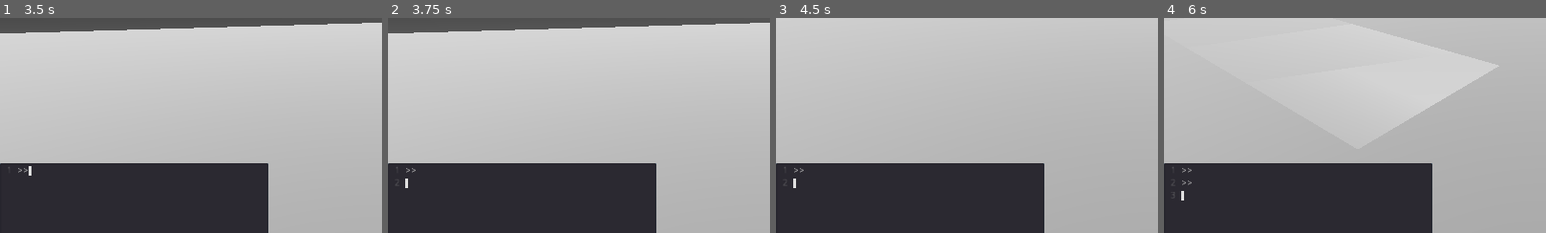
Above: before the commit, frames 1-4 (left to right).
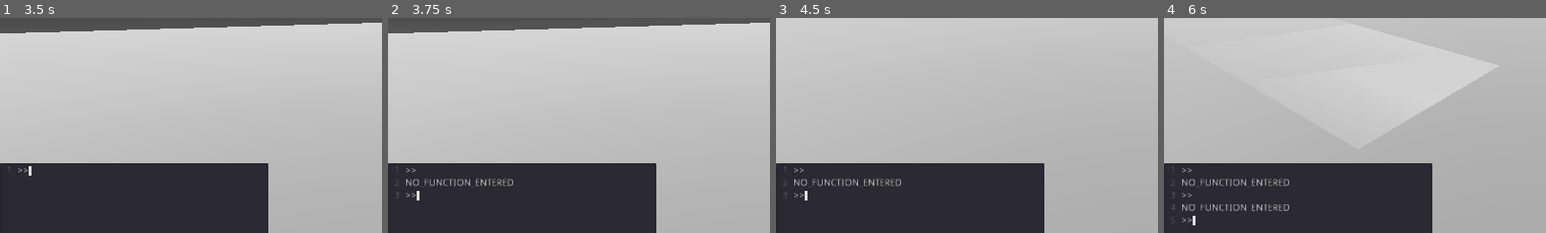
Above: after the commit, the same moments.

Repository: RudyFisher7/Terminal
Game: Godot game, scene res://Main.tscn
The game is run twice, just before and just after one commit, with the same random seed, the same clock (stepped at 60 frames per second) and the same inputs.
Inputs (mouse positions are % of the whole screen's width and height, from its top left):
- Up to frame 1 (3.5 s): move the mouse to (45, 70) at 0.52 s; click (45, 70) at 0.67 s; drag from (80, 65) to (45, 70) at 1.27 s; move the mouse to (20, 35) at 2.02 s; click (20, 35) at 2.17 s; drag from (55, 50) to (20, 35) at 2.77 s
- Up to frame 2 (3.75 s): tap Enter at 3.5 s; move the mouse to (35, 25) at 3.52 s; click (35, 25) at 3.67 s
- Up to frame 3 (4.5 s): drag from (72, 45) to (35, 25) at 4.27 s
- Up to frame 4 (6 s): tap Space at 5 s; move the mouse to (30, 55) at 5.02 s; click (30, 55) at 5.17 s; tap Enter at 5.75 s; drag from (60, 28) to (30, 55) at 5.77 s
The pictures show only the part of the screen within x 0-50%, y 34-84%; the shares and areas given below are measured in that part.

Frame 1 is identical in both runs. In frame 2, 0.5% of the frame differs, in the area x 2-33%, y 74-85%; in frame 3, 0.5%; in frame 4, 1.0%, in the area x 2-33%, y 74-97%.
Error before the commit: Invalid get index 'fun_VALID' (on base: 'Dictionary'). (res://GlobalCommandLibrary.gd:36)

Commit message:
All global and terminal functions work now. Next to finish the ProgrammableNode.

Diff:
--- a/Function.gd
+++ b/Function.gd
@@ -68,7 +68,8 @@
 		return Error.WRONG_NUMBER_OF_ARGS
 
 	for i in range(first_arg_index, function.size()):
-		if !_validate_arg_type(function[i], i):
+		var type_index : = i - first_arg_index
+		if !_validate_arg_type(function[i], type_index):
 			return Error.ARGS_WRONG_TYPE
 	return Error.FUNCTION_VALID
 
@@ -89,8 +90,10 @@
 
 func _manage_args(pool_func : PoolStringArray) -> Array:
 	var managed_args : Array = []
-	for index in range(name_index + 1, pool_func.size()):
-		match arg_types[index]:
+	var first_arg_index : = name_index + 1
+	for index in range(first_arg_index, pool_func.size()):
+		var type_index : = index - first_arg_index
+		match arg_types[type_index]:
 			ArgType.FLOAT:
 				managed_args.append(float(pool_func[index]))
 			ArgType.INT:
--- /dev/null
+++ b/FunctionLibrary.gd
@@ -0,0 +1,68 @@
+extends Reference
+
+
+#####################################################################
+# Encapsulates a library of Functions.
+#####################################################################
+
+
+class_name FunctionLibrary
+
+
+const target_index : int = 0
+const name_index : int = 1
+const builder_arg_num_index : int = 1
+const builder_arg_types_index : int = 2
+
+
+var functions : Dictionary = {
+}
+
+
+func get_function_names() -> Array:
+	return functions.keys()
+
+
+# Not safe. First call validate().
+func get_function(pool_function : PoolStringArray) -> Function:
+	return functions[pool_function[name_index]]
+
+func validate(parsed_fun : PoolStringArray) -> int:
+	var fun_error : int = Function.Error.FUNCTION_VALID
+
+	if parsed_fun.empty():
+		fun_error = Function.Error.NO_FUNCTION_ENTERED
+	elif parsed_fun[name_index] in functions.keys():
+		var fun = functions[parsed_fun[name_index]]
+
+		if fun is Function:
+			fun_error = fun.validate(parsed_fun)
+		else:
+			fun_error = Function.Error.INVALID_FUNCTION
+	else:
+		fun_error = Function.Error.INVALID_FUNCTION
+
+	return fun_error
+
+
+func populate_functions(object_with_methods : Object,
+						function_builder : Dictionary) -> Dictionary:
+	var funs : Dictionary = {}
+	for fun in object_with_methods.get_method_list():
+		if fun["flags"] == METHOD_FLAG_NORMAL + METHOD_FLAG_FROM_SCRIPT:
+			var fun_name : String = fun["name"]
+			if fun_name in function_builder.keys():
+				var fun_info : Array = function_builder[fun_name]
+				var function : = Function.new(fun_name, fun_info[target_index],\
+									funcref(fun_info[target_index],\
+									fun_name), fun_info[builder_arg_num_index],\
+									fun_info[builder_arg_types_index])
+				funs[fun_name] = function
+	for key in funs.keys():
+		print(funs[key].to_string())
+	return funs
+
+
+func unmerge_library(fun_lib : Dictionary) -> void:
+	for key in fun_lib.keys():
+		functions.erase(key)
--- a/GlobalCommandLibrary.gd
+++ /dev/null
@@ -1,67 +0,0 @@
-extends Node
-
-
-#####################################################################
-# Encapsulates a "database" in cache of all functions in the game that
-# are of global scope. Also provides helper methods related to
-# functions.
-#####################################################################
-
-
-const target_index : int = 0
-const arg_num_index : int = 1
-const arg_types_index : int = 2
-
-
-var functions : Dictionary = {
-#	"help":fun.new("help"),
-#	"ls":fun.new("ls"),
-#	"ps":fun.new("ps"),
-#	"pkill":fun.new("pkill"),
-#	"cd":fun.new("cd"),
-#	"hi":fun.new("hi"),
-#	"quit":fun.new("quit", null, [0, 1], [fun.ArgType.FLOAT]),
-#	"mv":fun.new("mv"),
-#	"sky":fun.new("sky"),
-#	"sun":_sun_funs,
-#	"time":_time_funs,
-}
-
-
-func get_function_names() -> Array:
-	return functions.keys()
-
-
-func validate(parsed_fun : PoolStringArray) -> int:
-	var fun_error : int = Function.Error.fun_VALID
-
-	if parsed_fun.empty():
-		fun_error = Function.Error.NO_fun_ENTERED
-	elif parsed_fun[0] in functions.keys():
-		var fun = functions[parsed_fun[0]]
-
-		if fun is Function:
-			fun_error = fun.validate(parsed_fun)
-		else:
-			fun_error = Function.Error.INVALID_fun
-	else:
-		fun_error = Function.Error.INVALID_fun
-
-	return fun_error
-
-
-func populate_functions(object : Object, function_builder : Dictionary) -> Dictionary:
-	var functions : Dictionary = {}
-	for fun in object.get_method_list():
-		if fun["flags"] == METHOD_FLAG_NORMAL + METHOD_FLAG_FROM_SCRIPT:
-			var fun_name : String = fun["name"]
-			if fun_name in function_builder.keys():
-				var fun_info : Array = function_builder[fun_name]
-				var function : = Function.new(fun_name, fun_info[target_index],\
-										funcref(fun_info[target_index],\
-										fun_name), fun_info[arg_num_index],\
-										fun_info[arg_types_index])
-				functions[fun_name] = function
-	for key in functions.keys():
-		print(functions[key].to_string())
-	return functions
--- /dev/null
+++ b/GlobalFunctionLibrary.gd
@@ -0,0 +1,22 @@
+extends Node
+
+
+#####################################################################
+# Encapsulates a "database" in cache of all functions in the game that
+# are of global scope. Also provides helper methods related to
+# functions.
+#####################################################################
+
+#	"help":fun.new("help"),
+#	"ls":fun.new("ls"),
+#	"ps":fun.new("ps"),
+#	"pkill":fun.new("pkill"),
+#	"cd":fun.new("cd"),
+#	"hi":fun.new("hi"),
+#	"quit":fun.new("quit", null, [0, 1], [fun.ArgType.FLOAT]),
+#	"mv":fun.new("mv"),
+#	"sky":fun.new("sky"),
+
+class_name GlobalFunctionLibrary
+
+var function_library : = FunctionLibrary.new()
--- a/Program.gd
+++ b/Program.gd
@@ -14,7 +14,7 @@
 var _functions : Dictionary
 
 
-func _init(in_functions : Dictionary) -> void:
+func _init(in_functions : Dictionary = {}) -> void:
 	_functions = in_functions
 
 
--- a/Sun.gd
+++ b/Sun.gd
@@ -31,8 +31,8 @@
 
 
 func _ready():
-	functions = GlobalCommandLibrary.populate_functions(self, function_builder)
-	GlobalCommandLibrary.functions.merge(functions)
+	functions = GlobalLibrary.function_library.populate_functions(self, function_builder)
+	GlobalLibrary.function_library.functions.merge(functions)
 
 
 func _process(delta) -> void:
--- a/Terminal.gd
+++ b/Terminal.gd
@@ -8,8 +8,6 @@
 # execute commands to manipulate properties of the game world.
 #####################################################################
 
-# @param PoolStringArray function_to_obey
-signal function_executed(function_to_obey)
 
 export var path_to_terminal : NodePath
 
@@ -17,10 +15,15 @@
 const newline : String = "\n"
 
 
+var function_builder : Dictionary = {
+	"quit":[self, [0, 1], [Function.ArgType.FLOAT]],
+	"help":[self, [0], [Function.ArgType.NONE]],
+}
+
 var _current_program : Program
 
 
-var function_lib : Node = GlobalCommandLibrary
+var function_lib : = FunctionLibrary.new()
 var function : String = ""
 var parsed_function : PoolStringArray = []
 var function_delimiter : String = " "
@@ -32,22 +35,16 @@
 
 
 func _ready() -> void:
-	var err = terminal.get_menu().connect("visibility_changed", self,\
+	var funs : = function_lib.populate_functions(self, function_builder)
+	function_lib.functions.merge(funs)
+	function_lib.functions.merge(GlobalLibrary.function_library.functions)
+	var _err = terminal.get_menu().connect("visibility_changed", self,\
 											 "_force_popup_to_hide")
-	_connect_function_signal_to_world_manager()
 	_add_functions_to_keywords()
 	terminal.text += prompt
 	terminal.cursor_set_block_mode(true)
 	terminal.cursor_set_blink_enabled(false)
 	terminal.grab_focus()
-
-
-# Connects the signals this terminal Node emits to the necessary
-# Nodes that need to receive them.
-func _connect_function_signal_to_world_manager() -> void:
-	var sig : String = "function_executed"
-	var method : String = "_on_Terminal_function_executed"
-	var err = connect(sig, WorldManager, method)
 
 
 # Adds all the names of the functions and subfunctions into
@@ -75,16 +72,9 @@
 	_parse_function_and_args()
 	var err_msg : int = function_lib.validate(parsed_function)
 	terminal.text += Function.Error.keys()[err_msg] + newline
-	if err_msg == Function.Error.function_VALID:
-		match parsed_function[0]:
-			"help":
-				_execute_help(parsed_function)
-			"hi":
-				terminal.text += "Hello! ^_^ I'm so happy!\n"
-			"quit":
-				_execute_quit(parsed_function)
-			_:
-				emit_signal("function_executed", parsed_function)
+	if err_msg == Function.Error.FUNCTION_VALID:
+		var fun_to_execute : = function_lib.get_function(parsed_function)
+		fun_to_execute.execute(parsed_function)
 
 	terminal.text += prompt
 	function = ""
@@ -92,23 +82,21 @@
 	_set_cursor_to_next_prompt()
 
 
-func _execute_help(parsed_function : PoolStringArray) -> void:
+func help() -> void:
 	terminal.text += "Currently connected functions:\n"
 	var temp_text : String = ""
 	for function_name in function_lib.get_function_names():
-		terminal.text += function_lib.get_function_to_string(function_name) + newline
+		terminal.text += function_lib.functions[function_name].to_string() + newline
 	#temp_text = temp_text.trim_suffix(newline)
 	terminal.text += temp_text
 
 
-func _execute_quit(parsed_function : PoolStringArray) -> void:
+func quit(duration : float = 0.0) -> void:
 	terminal.text += "Bye! ^_^ Bye!\n"
 	_set_cursor_to_next_prompt()
 	terminal.readonly = true
-	if parsed_function.size() == 2:
-		var duration : float = float(parsed_function[1])
-		var timer : = get_tree().create_timer(duration)
-		yield(timer, "timeout")
+	var timer : = get_tree().create_timer(duration)
+	yield(timer, "timeout")
 	get_tree().quit(0)
 
 
--- a/project.godot
+++ b/project.godot
@@ -20,6 +20,16 @@
 "path": "res://Function.gd"
 }, {
 "base": "Reference",
+"class": "FunctionLibrary",
+"language": "GDScript",
+"path": "res://FunctionLibrary.gd"
+}, {
+"base": "Node",
+"class": "GlobalFunctionLibrary",
+"language": "GDScript",
+"path": "res://GlobalFunctionLibrary.gd"
+}, {
+"base": "Reference",
 "class": "Program",
 "language": "GDScript",
 "path": "res://Program.gd"
@@ -32,6 +42,8 @@
 _global_script_class_icons={
 "DateTime": "",
 "Function": "",
+"FunctionLibrary": "",
+"GlobalFunctionLibrary": "",
 "Program": "",
 "ProgrammableNode": ""
 }
@@ -45,7 +57,7 @@
 [autoload]
 
 WorldManager="*res://WorldManager.tscn"
-GlobalCommandLibrary="*res://GlobalCommandLibrary.gd"
+GlobalLibrary="*res://GlobalFunctionLibrary.gd"
 GlobalProperties="*res://GlobalProperties.gd"
 
 [display]
--- a/scenes/ProgrammableNode.gd
+++ b/scenes/ProgrammableNode.gd
@@ -9,18 +9,18 @@
 class_name ProgrammableNode
 
 
-var _program : Program
+var _program : = Program.new()
 var _speed : float = 0.1
 
 
 # Called when the node enters the scene tree for the first time.
 func _ready():
-	print(has_method("get_program_cmd_names"))
-	var fref : FuncRef = funcref(self, "get_program_cmd_names")
+	print(has_method("get_program_function_names"))
+	var fref : FuncRef = funcref(self, "get_program_function_names")
 	fref.call_funcv([])
 
 
-func _physics_process(delta):
+func _physics_process(_delta):
 	var impulse : Vector3 = transform.basis.xform(Vector3.FORWARD)
 	apply_central_impulse(impulse * _speed)
 
@@ -31,4 +31,4 @@
 
 func get_program_function_names() -> Array:
 	print("called")
-	return _program.cmd_names()
+	return _program.function_names()
